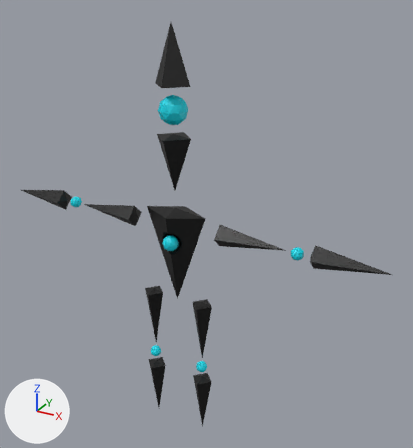
The Blender file Assets/00_ART/00_MODELS/Humanoid/humanoid_cutout_BLEND.blend: old version first, new version second.
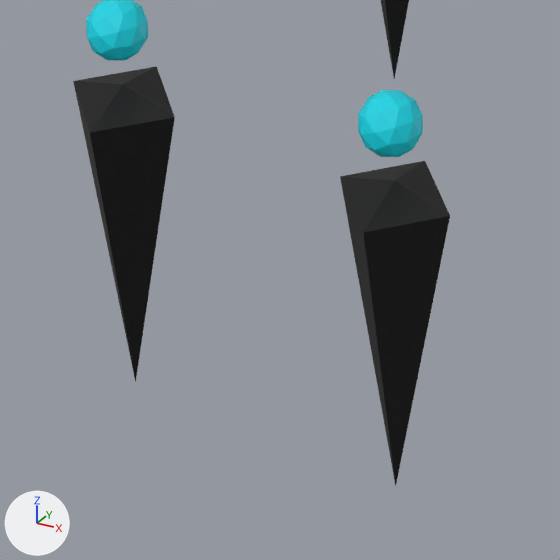
The first picture shows the older version from a camera (50 mm lens) standing at (0.0963, -0.1532, 0.1643) and looking at (0.0075, 0.0083, 0.0835). The close-ups show both versions on the part from 33% to 56% of the width and 77% to 98% of the height of that picture; other places that the commit changed are outside them. The lights are fixed; the arrows at lower left show +X, +Y and +Z.

The first close-up shows 'L_Leg_Pyramid_LOWER', 'L_Leg_Sphere_KNEE', 'R_Leg_Pyramid_LOWER', 'R_Leg_Pyramid_UPPER', 'R_Leg_Sphere_KNEE'.
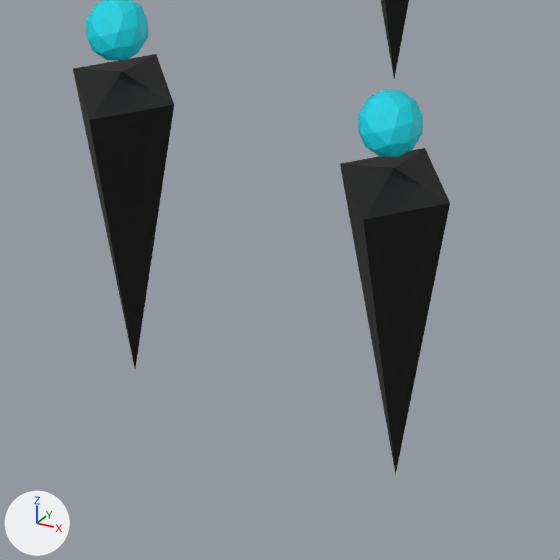
The edits, one by one:
me_cone_011 has 6 vertices, 8 faces and spans x -0.004..0.004, y -0.004..0.004, z -0.0012..0.0238.
me_cone_011 is used by ob_l_leg_pyramid_lower; parent ob_l_leg_pyramid_upper; location (-0.0102, 0.0, 0.0232); rotation (-3.142, 0.0, 1.571), in degrees (-180, 0, 90).
me_cone_011 part 1: the whole mesh is moved by (0.0, 0.0, 0.0044).
me_cone_012 has 6 vertices, 8 faces and spans x -0.004..0.004, y -0.004..0.004, z -0.0012..0.0238.
me_cone_012 is used by ob_r_leg_pyramid_lower; parent ob_r_leg_pyramid_upper; location (0.0102, 0.0, 0.0232); rotation (-3.142, 0.0, 1.571), in degrees (-180, 0, 90).
me_cone_012 part 2: the whole mesh is moved by (0.0, 0.0, 0.0044).
Object 'L_Leg_Pyramid_LOWER' (ob_l_leg_pyramid_lower) moves from (-0.0102, 0.0, 0.0232) to (-0.0102, 0.0, 0.0286).
Object 'R_Leg_Pyramid_LOWER' (ob_r_leg_pyramid_lower) moves from (0.0102, 0.0, 0.0232) to (0.0102, 0.0, 0.0286).

Pixel boxes (x1, y1, x2, y2) of what changed, in the close-ups (560 x 560 px):
'R_Leg_Pyramid_LOWER', moved: before (340, 161, 450, 486); after (340, 148, 450, 474)
'L_Leg_Pyramid_LOWER', moved: before (73, 66, 175, 382); after (73, 54, 174, 368)
